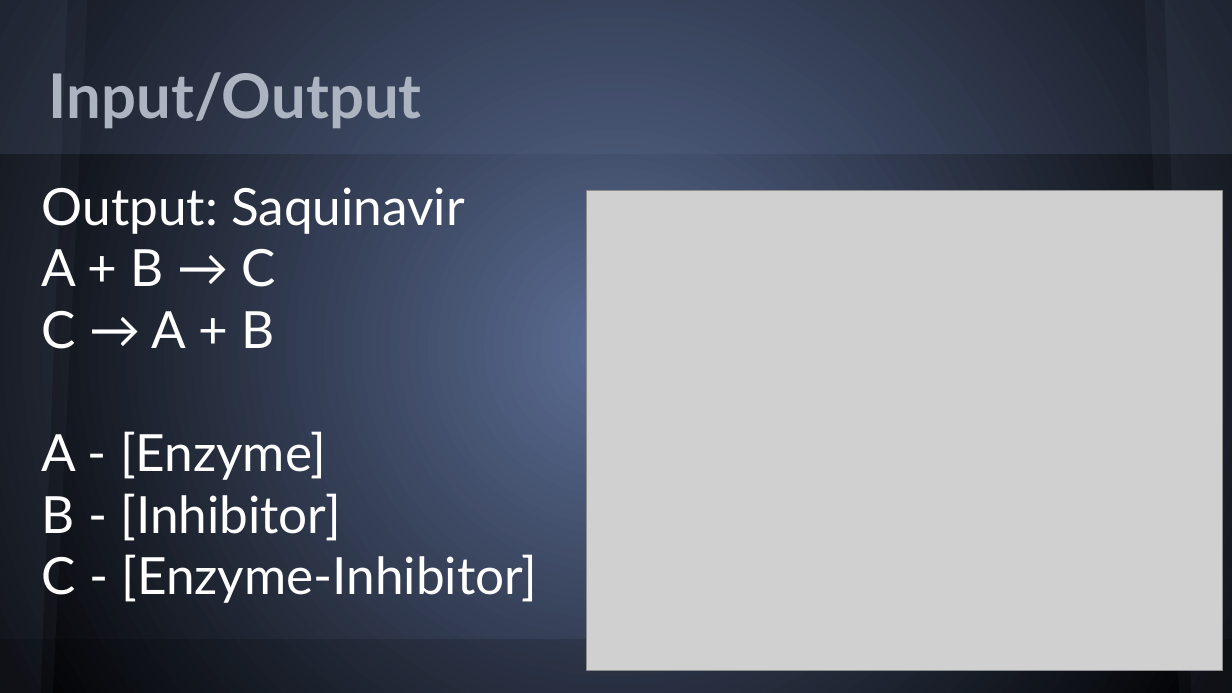
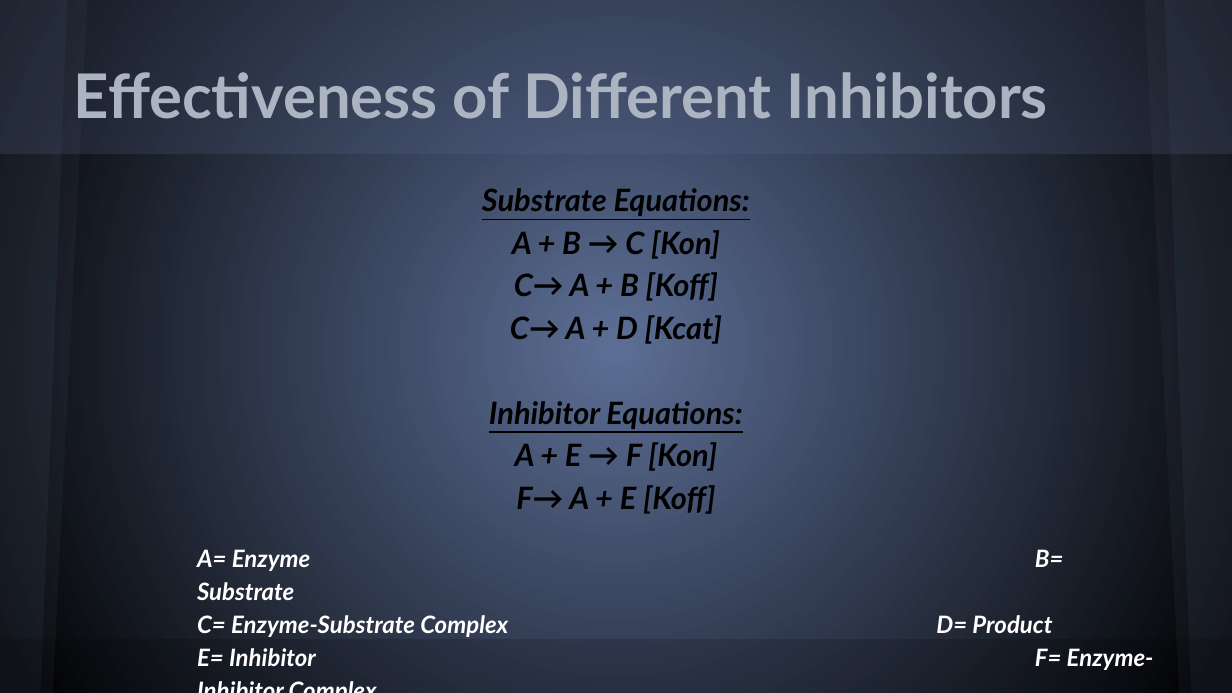
Before and after one commit to PGSSCompBio14/Stochastic-Simulator-Project, a slide deck: slide 16 of powerpoint/BOSSppt.pptx (slide 9 before the commit). Drawn at 1232x693 pixels with LibreOffice and Linux fonts; fonts in the diff are those of the drawing; grey boxes stand for pictures. Boxes give left, top, right and bottom in pixels: in the first picture for what was removed or moved away, otherwise in the second. Text is boxed around its words. In the diff, an @@ line names an element or a change of style, - is before the commit and + after.

```diff
--- a/powerpoint/BOSSppt.pptx
+++ b/powerpoint/BOSSppt.pptx
@@ title at (74, 72, 1048, 119): text changed @@
-Input/Output
+Effectiveness of Different Inhibitors
@@ text at (197, 188, 1154, 670): text changed; size 30 to 18 pt; text colour #FFFFFF to #000000; bold on; italic on @@
-Output: Saquinavir
-A + B → C
-C → A + B
-A - [Enzyme]
-B - [Inhibitor]
-C - [Enzyme-Inhibitor]
+Substrate Equations:
+A + B → C [Kon]
+C→ A + B [Koff]
+C→ A + D [Kcat]
+Inhibitor Equations:
+A + E → F [Kon]
+F→ A + E [Koff]
+A= Enzyme B= Substrate
+C= Enzyme-Substrate Complex D= Product
+E= Inhibitor F= Enzyme-Inhibitor Complex
@@ picture removed at (586, 191, 1222, 671) @@
```
Also in this commit, not shown: 6 other slides changed, 16 slides added, 7 slides removed.
